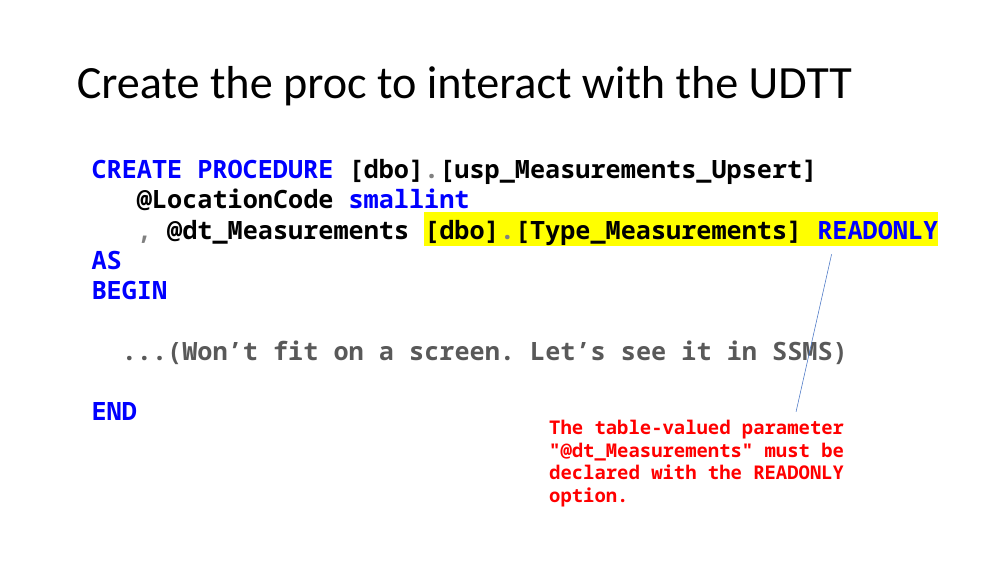
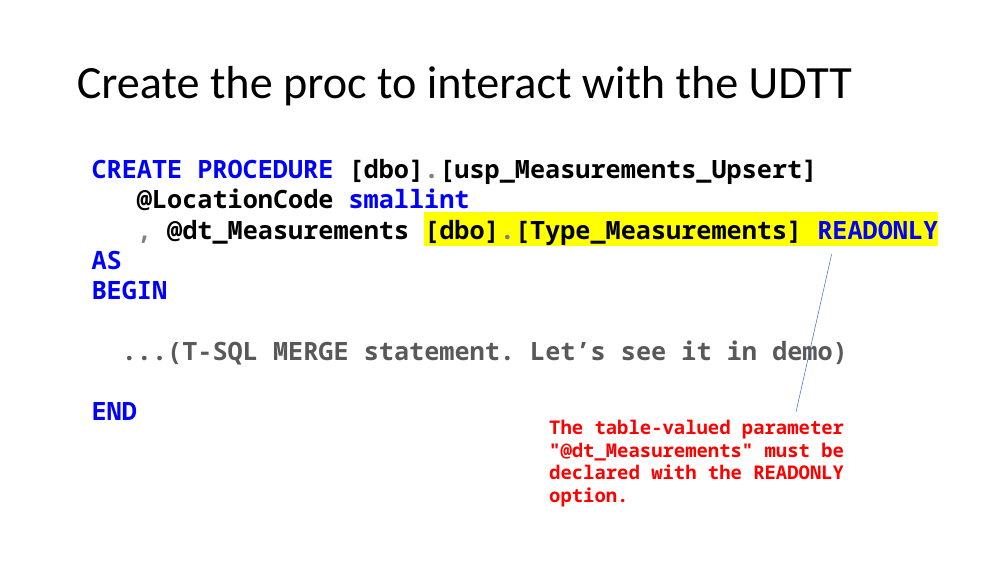
Before and after one commit to jbfoushee/MyPresentations, a slide deck: slide 10 of Datatables_and_Dataframes_to_SQL_Procs/User-defined Table Types.pptx. Drawn at 1008x567 pixels with LibreOffice and Linux fonts; fonts in the diff are those of the drawing. Boxes give left, top, right and bottom in pixels: in the first picture for what was removed or moved away, otherwise in the second. Text is boxed around its words. In the diff, an @@ line names an element or a change of style, - is before the commit and + after.

```diff
--- a/Datatables_and_Dataframes_to_SQL_Procs/User-defined Table Types.pptx
+++ b/Datatables_and_Dataframes_to_SQL_Procs/User-defined Table Types.pptx
@@ text at [122,336,848,366]: text changed @@
-...(Won’t fit on a screen. Let’s see it in SSMS)
+...(T-SQL MERGE statement. Let’s see it in demo)
```
Also in this commit, not shown: 1 other slide changed, 1 other file.
